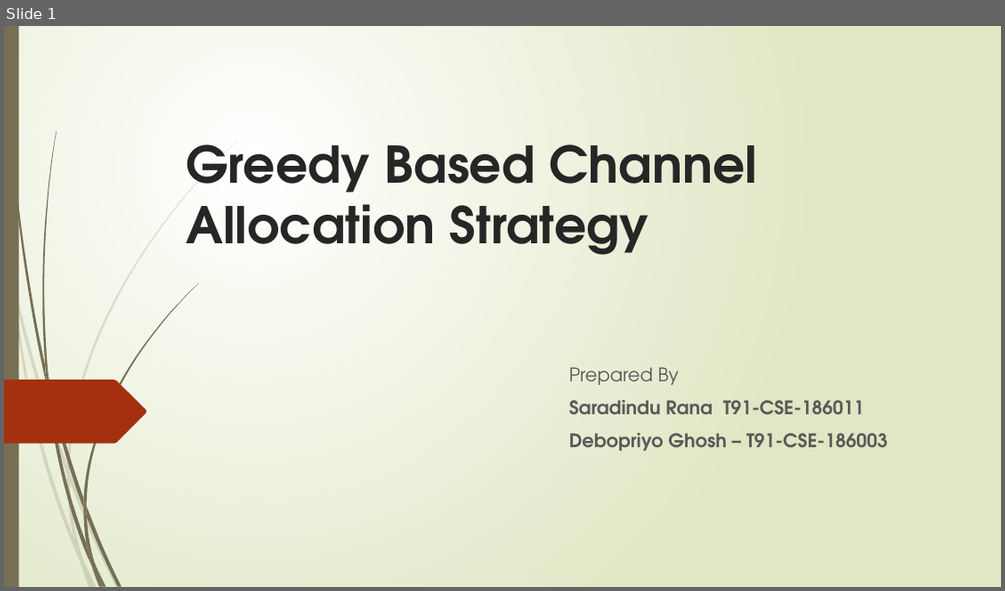
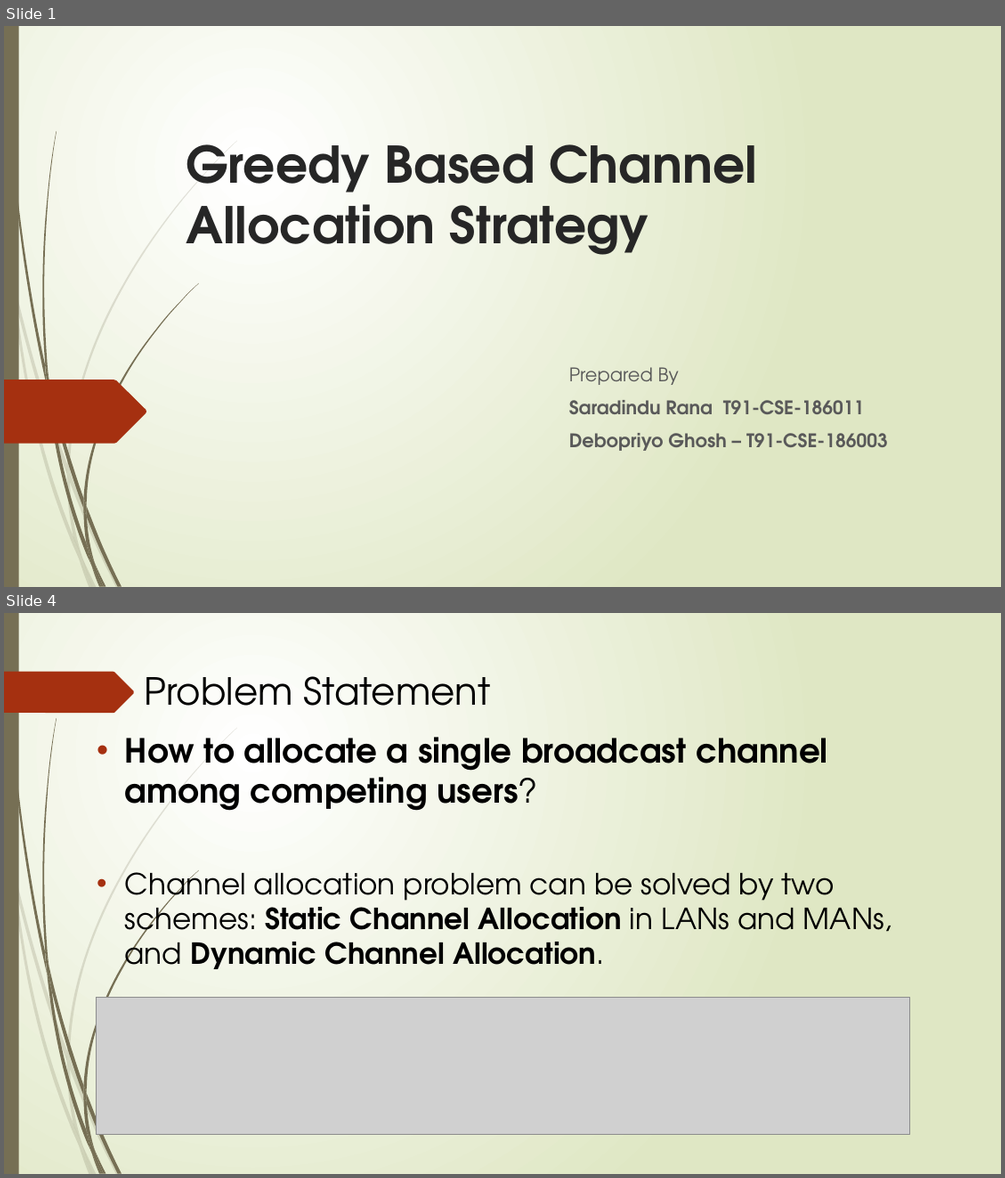
Before and after one commit to debopriyodjghosh/Channel-allocation-web-app, a slide deck: Docs/ppt.pptx. Shown one above the other, each under a label of ours: slide 1 before the commit, slides 1 and 4 after it; the slides between them are not shown. The pictures are 1005x591 and 1005x1178 pixels, drawn with LibreOffice and Linux fonts; fonts in the diff are those of the drawing; grey boxes stand for pictures. Boxes give left, top, right and bottom in pixels: in the first picture for what was removed or moved away, otherwise in the second. Text is boxed around its words. In the diff, an @@ line names an element or a change of style, - is before the commit and + after.

```diff
--- a/Docs/ppt.pptx
+++ b/Docs/ppt.pptx
@@ slide 4 added at box(4, 613, 1001, 1174), background gradient #FFFFFF to #DFE8C4; not listed: 23 template elements that a slide beside it also shows @@
@@ freeform shape added at box(4, 672, 134, 713), fill #A53010 @@
@@ title added at box(144, 676, 490, 706), 36 pt, text #000000 @@
+Problem Statement
@@ text added at box(125, 737, 892, 969), 28 pt, text #000000, bold @@
+• How to allocate a single broadcast channel among competing users?
+• Channel allocation problem can be solved by two schemes: Static Channel Allocation in LANs and MANs, and Dynamic Channel Allocation.
@@ picture added at box(96, 997, 909, 1135) @@
```
Also in this commit, not shown: 1 slide changed, 5 other slides added, 1 slide removed, 14 other files.
